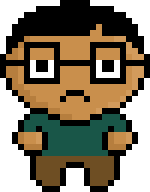
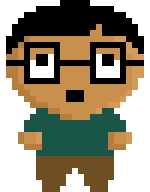
Comparing the layer stacks of the two (150, 192) images. Changes:
painted on "outline" over [0, 54, 150, 192]
painted on "colors" over [36, 54, 114, 192]
